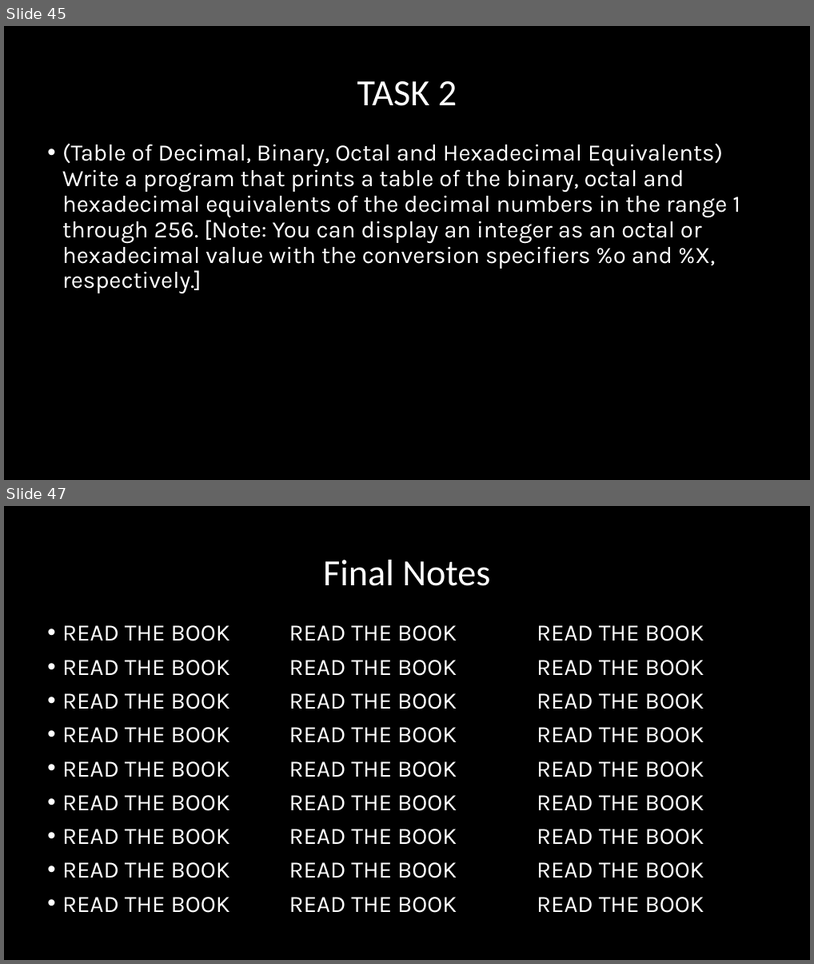
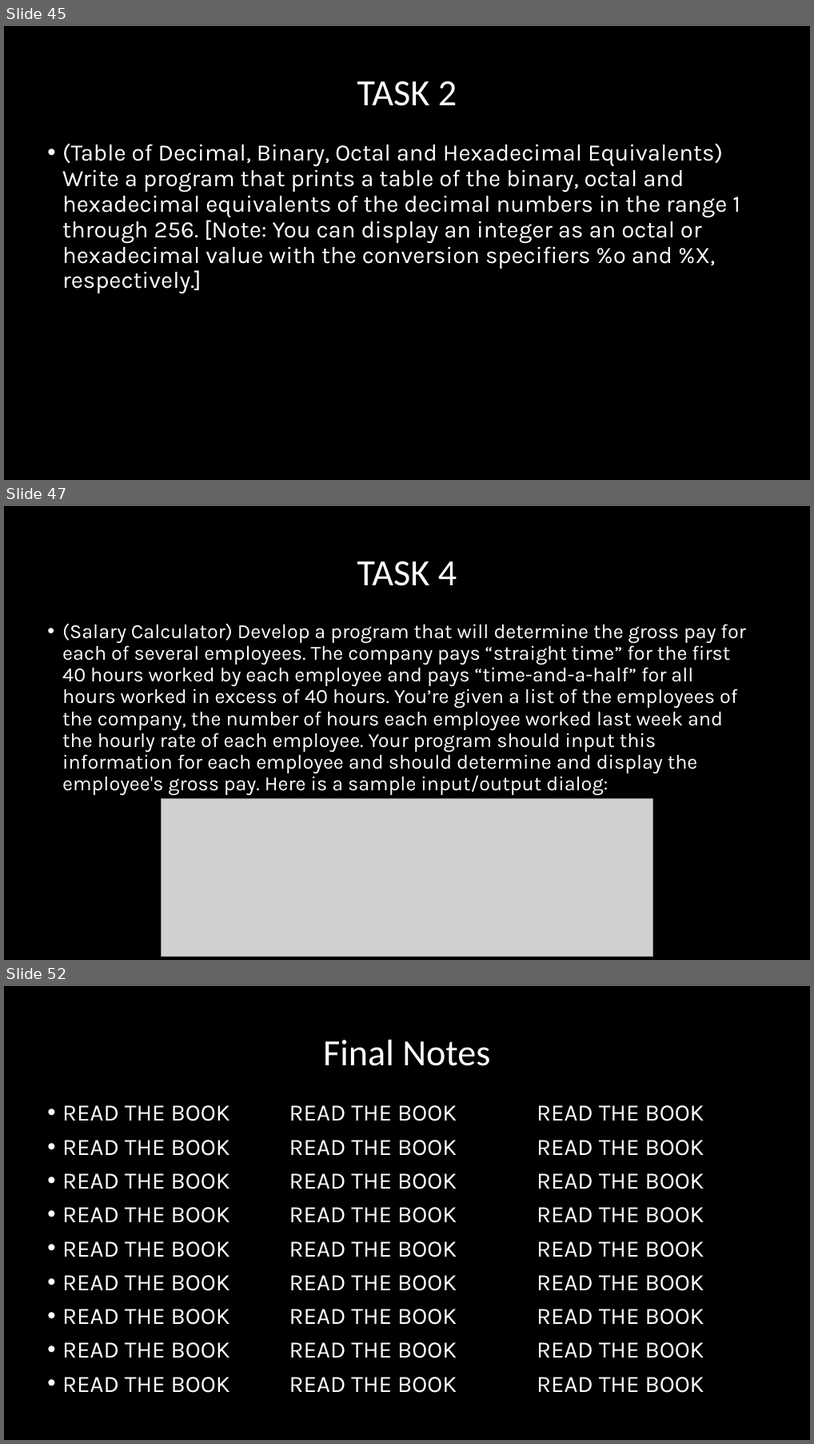
Before and after one commit to OmarAlmighty/FCI-Programming-Fundamentals, a slide deck: DAY 06.pptx. Shown one above the other, each under a label of ours: slides 45 and 47 before the commit, slides 45, 47 and 52 after it; the slides between them are not shown. The pictures are 814x964 and 814x1444 pixels, drawn with LibreOffice and Linux fonts; fonts in the diff are those of the drawing; grey boxes stand for pictures. Boxes give left, top, right and bottom in pixels: in the first picture for what was removed or moved away, otherwise in the second. Text is boxed around its words. In the diff, an @@ line names an element or a change of style, - is before the commit and + after.

```diff
--- a/DAY 06.pptx
+++ b/DAY 06.pptx
@@ slide 47 added at [4,506,810,960], background #000000 @@
@@ title added at [358,561,457,586], 44 pt, text #FFFFFF @@
+TASK 4
@@ text added at [62,624,746,796], 24 pt, text #FFFFFF @@
+• (Salary Calculator) Develop a program that will determine the gross pay for each of several employees. The company pays “straight time” for the first 40 hours worked by each employee and pays “time-and-a-half” for all hours worked in excess of 40 hours. You’re given a list of the employees of the company, the number of hours each employee worked last week and the hourly rate of each employee. Your program should input this information for each employee and should determine and display the employee's gross pay. Here is a sample input/output dialog:
@@ picture added at [162,799,653,956] @@
@@ what was slide 47 is now slide 52 @@
```
Also in this commit, not shown: 5 slides changed, 6 other slides added, 2 slides removed.
